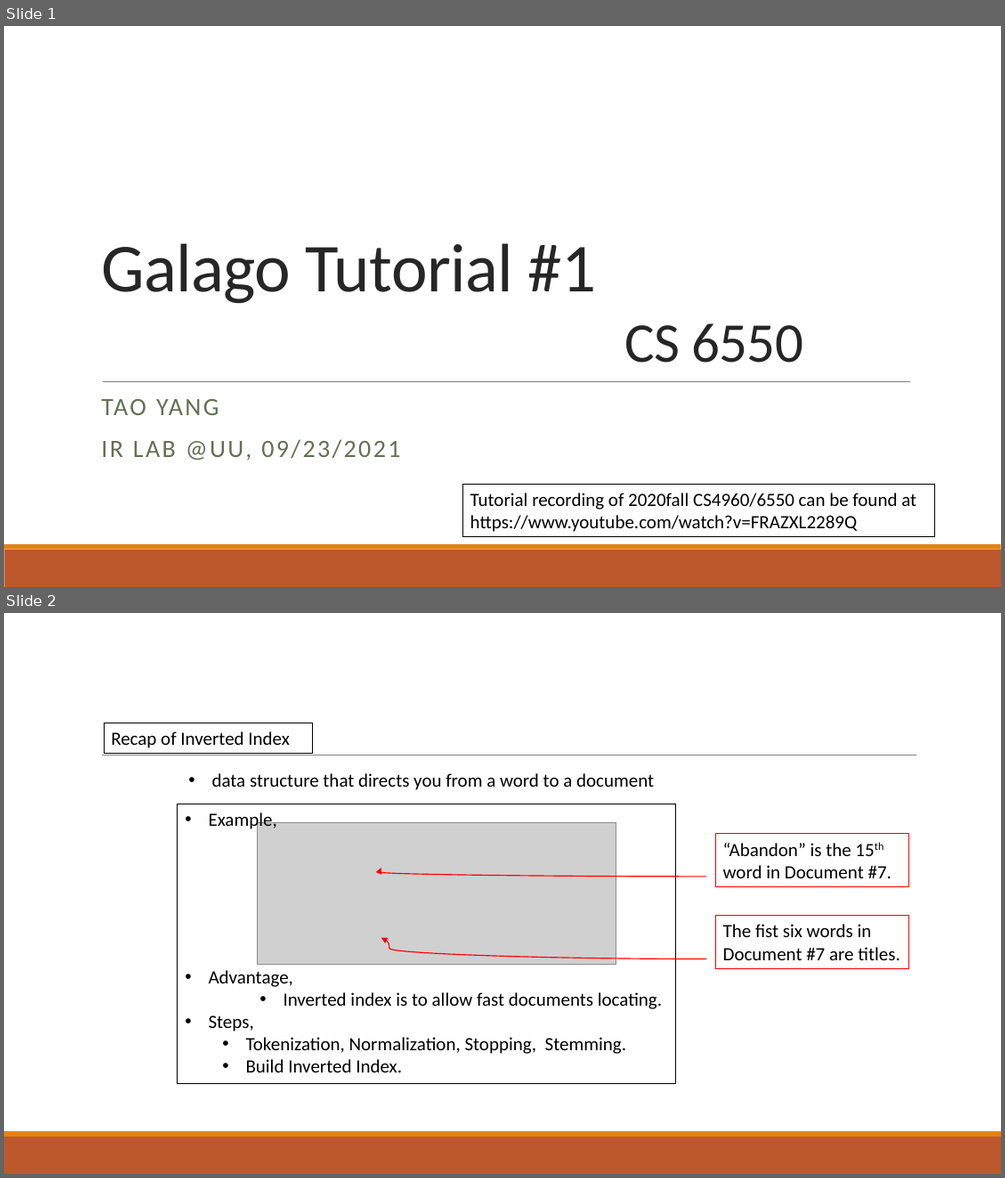
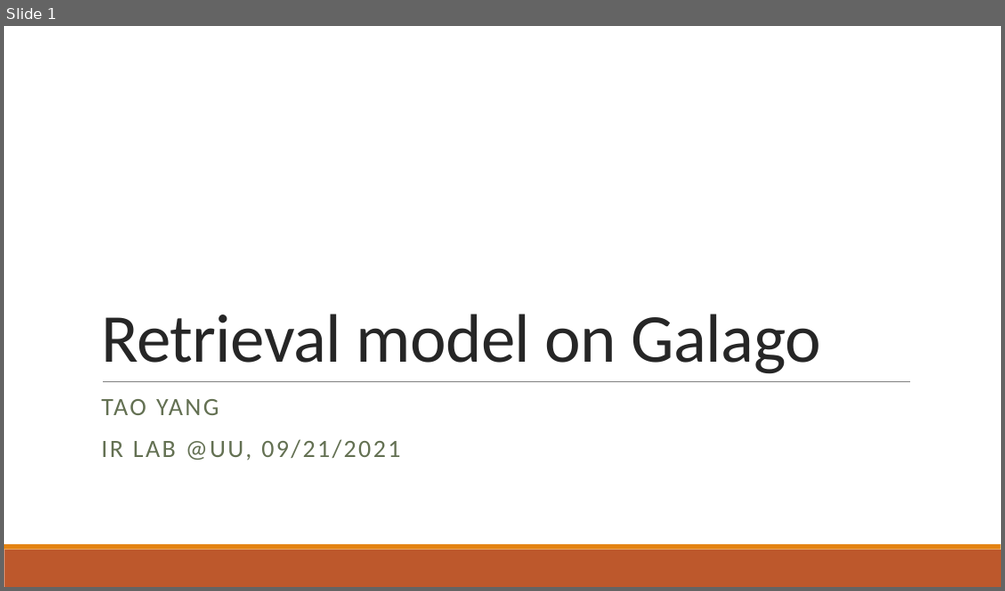
Before and after one commit to Taosheng-ty/CS_6550_galago_tutorial, a slide deck: tutorial_2.pptx. Shown one above the other, each under a label of ours: slides 1 and 2 before the commit, slide 1 after it. The pictures are 1005x1178 and 1005x591 pixels, drawn with LibreOffice and Linux fonts; fonts in the diff are those of the drawing; grey boxes stand for pictures. Boxes give left, top, right and bottom in pixels: in the first picture for what was removed or moved away, otherwise in the second. Text is boxed around its words. In the diff, an @@ line names an element or a change of style, - is before the commit and + after.

Commit message:
update tutorial_2

```diff
--- a/tutorial_2.pptx
+++ b/tutorial_2.pptx
@@ slide 2 removed at box(4, 613, 1001, 1174), background #FFFFFF; not listed: 2 template elements that a slide beside it also shows @@
@@ rectangle removed at box(104, 723, 312, 753) @@
-Recap of Inverted Index
@@ line removed from (102, 755) to (917, 755) @@
@@ text removed at box(212, 773, 654, 790) @@
-• data structure that directs you from a word to a document
@@ rectangle removed at box(178, 804, 676, 1084) @@
-• Example,
-• Advantage,
-    • Inverted index is to allow fast documents locating.
-• Steps,
-  • Tokenization, Normalization, Stopping, Stemming.
-  • Build Inverted Index.
@@ picture removed at box(257, 822, 615, 964) @@
@@ rectangle removed at box(716, 834, 909, 887) @@
-“Abandon” is the 15th word in Document #7.
@@ curved arrow removed from (707, 876) to (380, 868) @@
@@ rectangle removed at box(716, 915, 909, 968) @@
-The fist six words in Document #7 are titles.
@@ curved arrow removed from (707, 959) to (380, 938) @@
@@ slide 1 changed as well @@
@@ title at box(101, 313, 821, 374): text changed @@
-Galago Tutorial #1
-CS 6550
+Retrieval model on Galago
@@ subtitle at box(101, 439, 400, 460): text changed @@
-IR LAB @UU, 09/23/2021
+IR LAB @UU, 09/21/2021
@@ rectangle removed at box(463, 483, 935, 537) @@
-Tutorial recording of 2020fall CS4960/6550 can be found at
-https://www.youtube.com/watch?v=FRAZXL2289Q
```
Also in this commit, not shown: 1 other slide changed, 4 slides added, 5 other slides removed.
